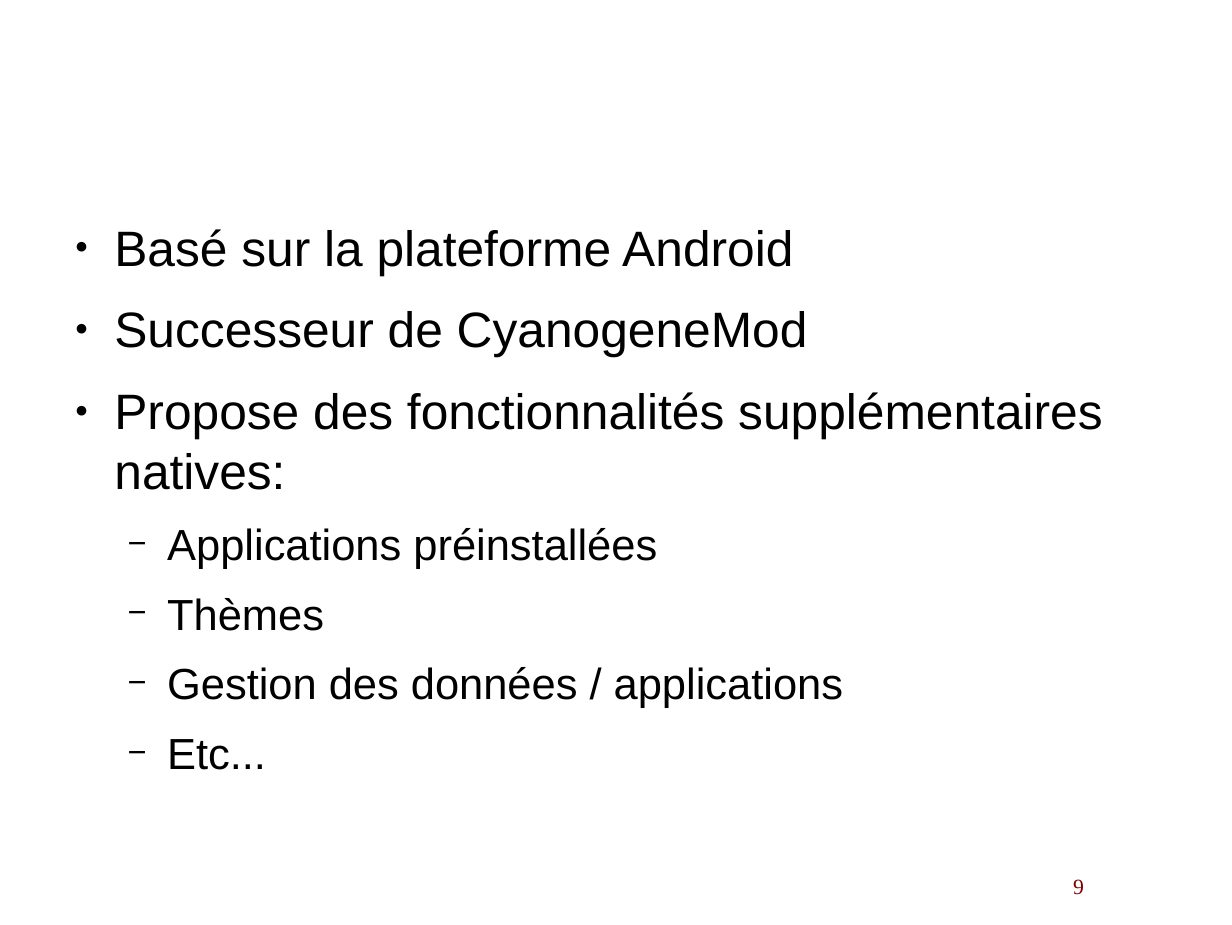
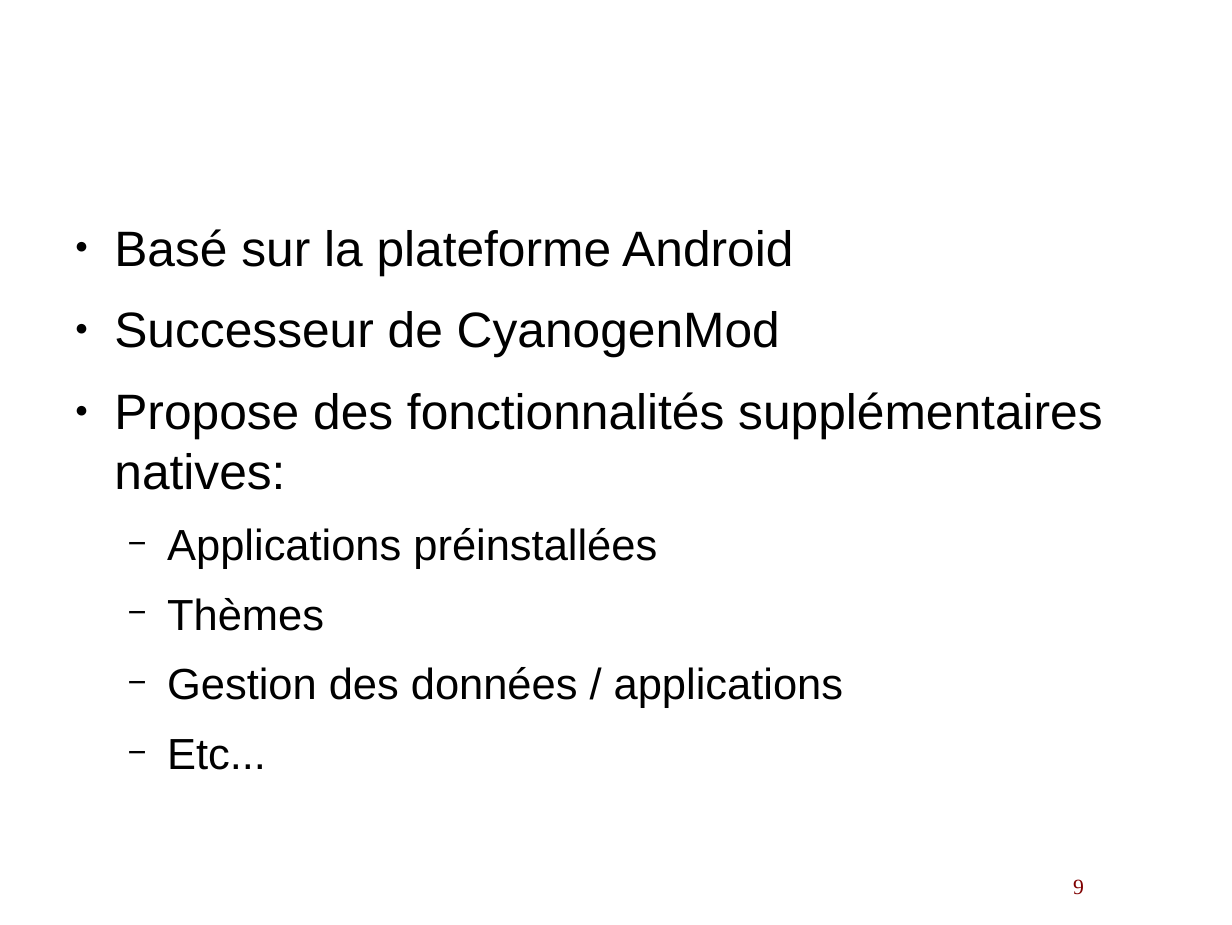
Before and after one commit to lduboeuf/ut-helloworld-py, a slide deck: slide 9 of osmobiles.odp. Drawn at 1232x925 pixels with LibreOffice and Linux fonts; fonts in the diff are those of the drawing; background and template pictures are left out. Boxes give left, top, right and bottom in pixels: in the first picture for what was removed or moved away, otherwise in the second. Text is boxed around its words. In the diff, an @@ line names an element or a change of style, - is before the commit and + after.

```diff
--- a/osmobiles.odp
+++ b/osmobiles.odp
@@ text at (x1=114, y1=311, x2=780, y2=357): text changed @@
-● Successeur de CyanogeneMod
+● Successeur de CyanogenMod
```
Also in this commit, not shown: 6 other slides changed.
